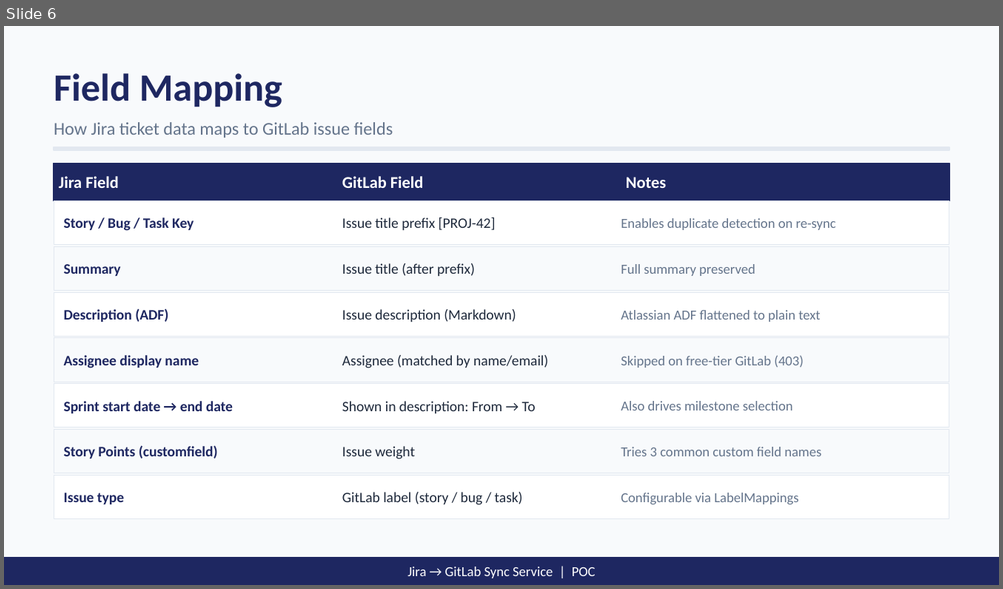
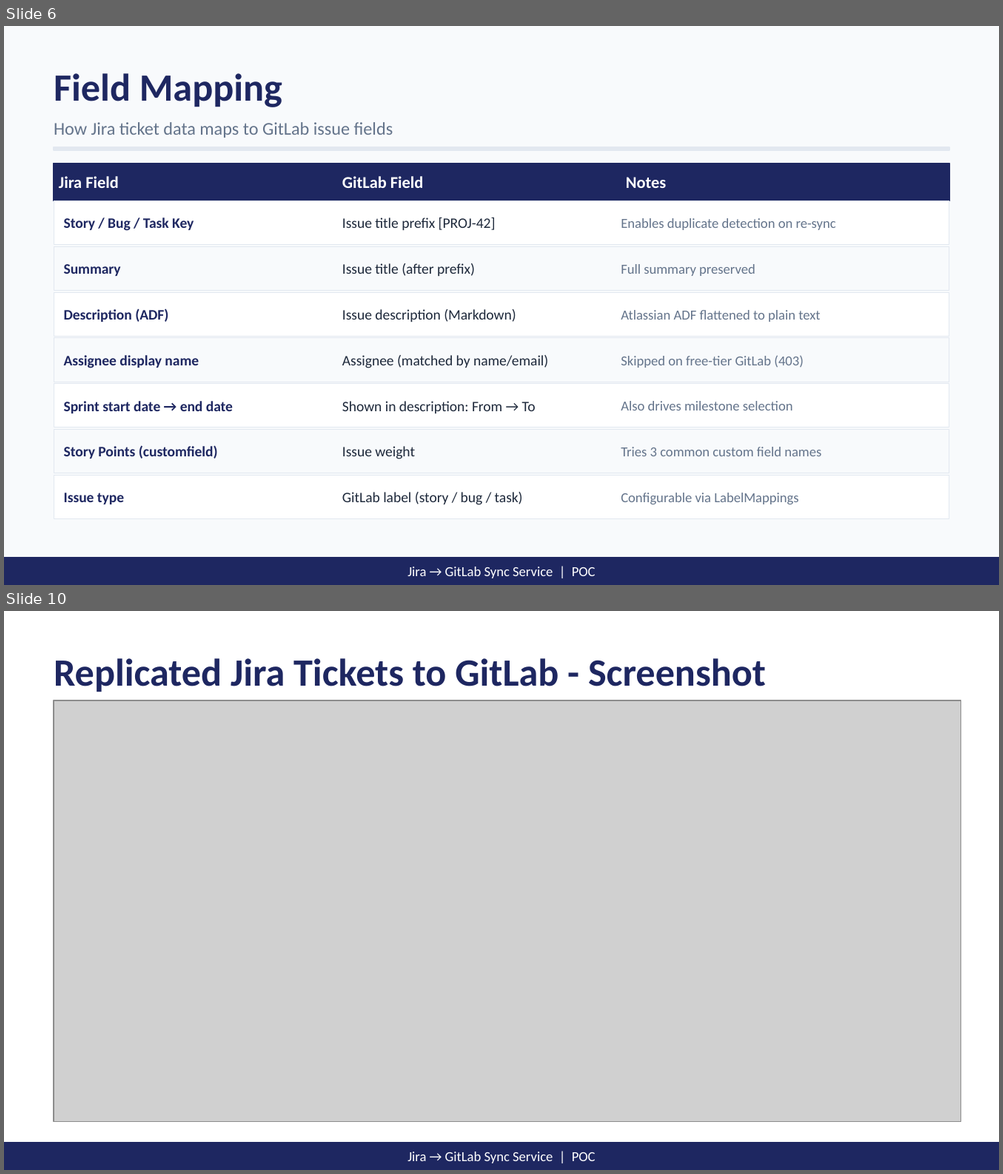
Before and after one commit to raghusingh/Jira_to_Gitlab_Backlog_Movement, a slide deck: JiraGitLabSync_POC.pptx. Shown one above the other, each under a label of ours: slide 6 before the commit, slides 6 and 10 after it; the slides between them are not shown. The pictures are 1003x589 and 1003x1174 pixels, drawn with LibreOffice and Linux fonts; fonts in the diff are those of the drawing; grey boxes stand for pictures. Boxes give left, top, right and bottom in pixels: in the first picture for what was removed or moved away, otherwise in the second. Text is boxed around its words. In the diff, an @@ line names an element or a change of style, - is before the commit and + after.

```diff
--- a/JiraGitLabSync_POC.pptx
+++ b/JiraGitLabSync_POC.pptx
@@ slide 10 added at (x1=4, y1=611, x2=999, y2=1170), background #FFFFFF @@
@@ text added at (x1=54, y1=658, x2=765, y2=692), 28 pt, text #1E2761, bold @@
+Replicated Jira Tickets to GitLab - Screenshot
@@ picture added at (x1=54, y1=701, x2=961, y2=1122) @@
@@ rectangle added at (x1=4, y1=1143, x2=999, y2=1170), fill #1E2761, outline #1E2761 1 pt @@
@@ text added at (x1=407, y1=1152, x2=595, y2=1164), 10 pt, text #FFFFFF @@
+Jira → GitLab Sync Service | POC
```
Also in this commit, not shown: 4 other slides added, 5 other files.
